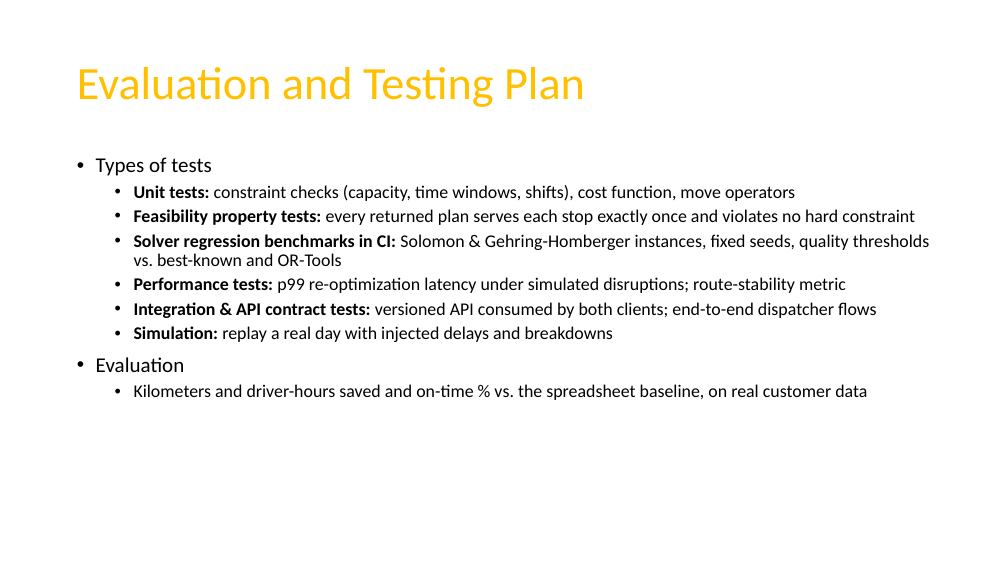
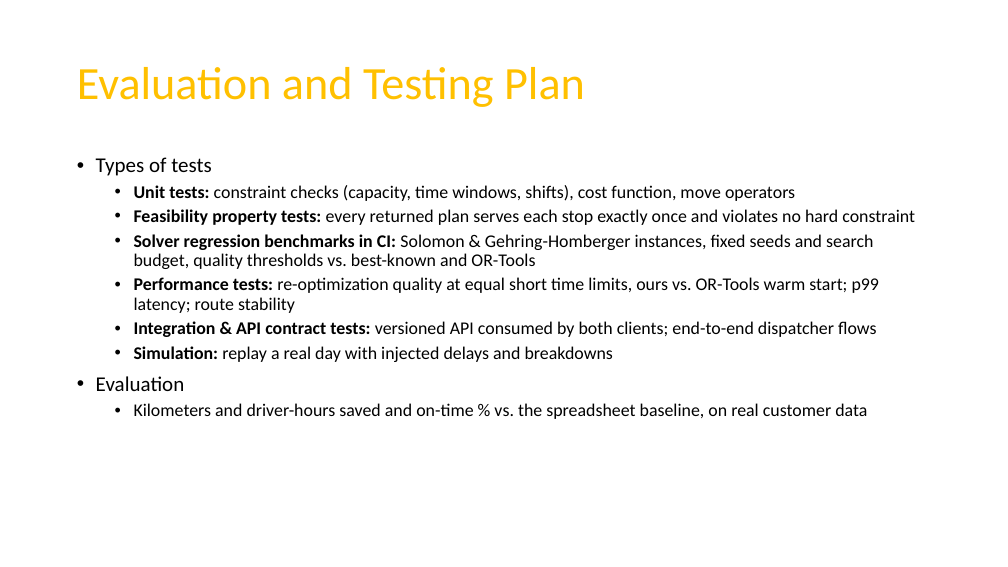
Before and after one commit to NaimElijah/DispatchFlow, a slide deck: slide 11 of docs/presentation/DispatchFlow_Presentation.pptx. Drawn at 1008x567 pixels with LibreOffice and Linux fonts; fonts in the diff are those of the drawing. Boxes give left, top, right and bottom in pixels: in the first picture for what was removed or moved away, otherwise in the second. Text is boxed around its words. In the diff, an @@ line names an element or a change of style, - is before the commit and + after.

Commit message:
docs(solver): adopt OR-Tools first and a research solver track
The initial deck used OR-Tools only as a benchmark baseline and
scheduled our own solver before the platform, so the product, the
demo and the pilot depended on the least predictable component.
Align every planning doc on the agreed strategy instead.

- ADR-004: every solver behind one Solver port in the optimization
  service, chosen by name and judged by the shared validator and
  objective. A failing solver raises one typed error, with no
  fallback to another solver.
- ADR-005: OR-Tools runs the product (Phase 1). Our Clarke-Wright +
  ALNS solver is a measured research track aimed at re-optimization
  (Phase 2), with a benchmark protocol fixed in advance and a
  deterministic CI regression gate.
- Requirements: revise FR-20, FR-42, FR-43 and FR-46; add FR-51
  (PyVRP reference), the NFR-24/NFR-25 solver research targets and
  two non-goals; open Q-29/Q-30 for the values still to be agreed
  with the advisor; fix the source links.
- Implementation plan (.md and .txt) and deck slides 5, 6, 8 and
  10-12 follow the same strategy and timeline.

Refs: ADR-004, ADR-005

```diff
--- a/docs/presentation/DispatchFlow_Presentation.pptx
+++ b/docs/presentation/DispatchFlow_Presentation.pptx
@@ text at bbox=[134, 234, 879, 313]: text changed @@
-  • Solver regression benchmarks in CI: Solomon & Gehring-Homberger instances, fixed seeds, quality thresholds vs. best-known and OR-Tools
-  • Performance tests: p99 re-optimization latency under simulated disruptions; route-stability metric
+  • Solver regression benchmarks in CI: Solomon & Gehring-Homberger instances, fixed seeds and search budget, quality thresholds vs. best-known and OR-Tools
+  • Performance tests: re-optimization quality at equal short time limits, ours vs. OR-Tools warm start; p99 latency; route stability
```
Also in this commit, not shown: 5 other slides changed, 6 other files.
